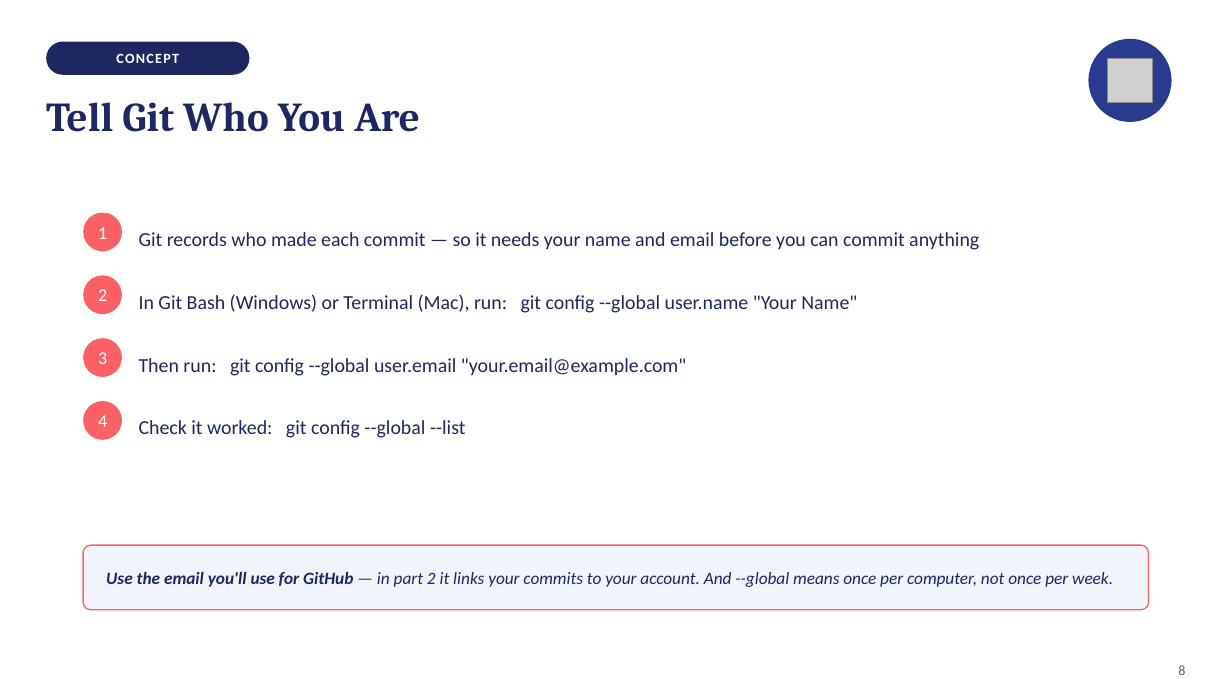
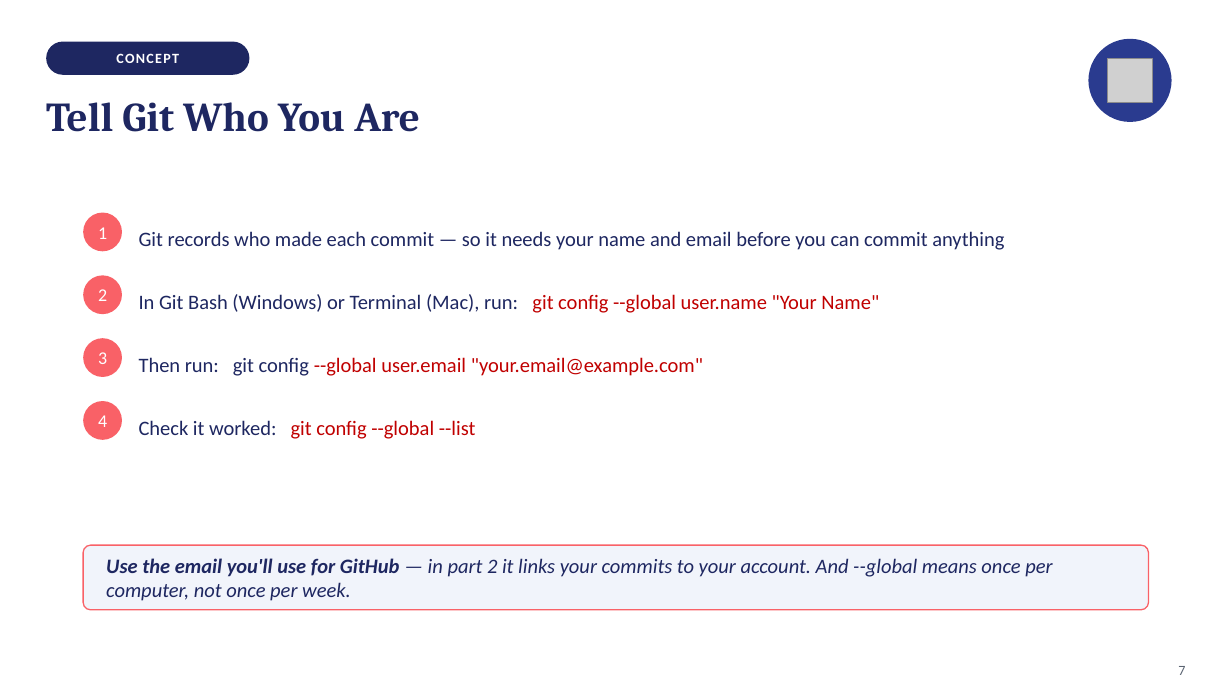
Before and after one commit to isabelhovdahl/TECH2, a slide deck: slide 7 of workshops/week02/git_slides.pptx (slide 8 before the commit). Drawn at 1232x693 pixels with LibreOffice and Linux fonts; fonts in the diff are those of the drawing; grey boxes stand for pictures. Boxes give left, top, right and bottom in pixels: in the first picture for what was removed or moved away, otherwise in the second. Text is boxed around its words. In the diff, an @@ line names an element or a change of style, - is before the commit and + after.

```diff
--- a/workshops/week02/git_slides.pptx
+++ b/workshops/week02/git_slides.pptx
@@ text "Git records who made each ..." at bbox=[139, 231, 1004, 250]: size 15.5 to 16 pt @@
@@ text "In Git Bash (Windows) or ..." at bbox=[139, 294, 879, 313]: size 15.5 to 16 pt; text colour #1E2761 to #C00000 in "git config --global user.name "Your Name"" @@
@@ text "Then run: git config --global ..." at bbox=[139, 357, 703, 376]: size 15.5 to 16 pt; text colour #1E2761 to #C00000 in "--global user.email "your.email@example.com"" @@
@@ text "Check it worked: git config ..." at bbox=[139, 420, 476, 439]: size 15.5 to 16 pt; text colour #1E2761 to #C00000 in "git config --global --list" @@
@@ text "Use the email you'll use ..." at bbox=[106, 558, 1052, 601]: size 13.5 to 16 pt @@
@@ text at bbox=[1178, 666, 1185, 675]: text changed @@
-8
+7
```
Also in this commit, not shown: 12 other slides changed, 1 other file.
